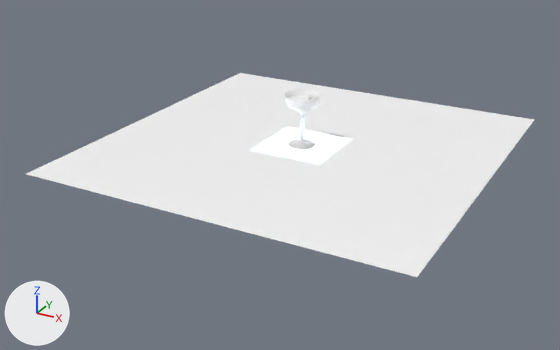
What one commit did to the glTF model cocktail.glb.
Camera for both pictures: a camera (50 mm lens) standing at (0.88, -1.722, 0.758) and looking at (-0.023, -0.081, -0.063). Lighting does not change. The marker at lower left points along +X, +Y and +Z. The older version comes first. Where no turn or scale is listed for an object, it has been applied to the vertices.
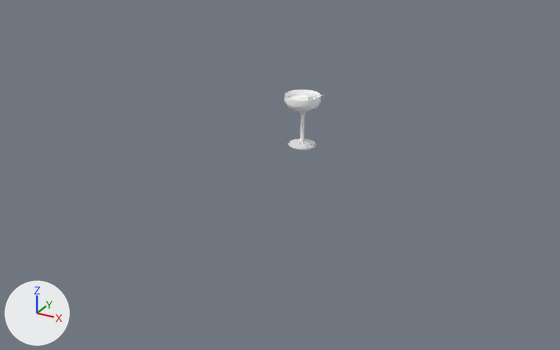
The change in detail:
Object 'Plane.002' (ob_plane_002) is deleted.
Object 'Plaster' (ob_plaster) is deleted.
Object 'Plane' (ob_plane) is deleted.

Changed parts and their boxes [x1, y1, x2, y2] in the pictures (560 x 350 px):
'Plaster', deleted
    before: [27, 73, 534, 277]
'Plane.002', deleted
    before: [251, 127, 351, 164]
'Plane', deleted
    before: [254, 128, 350, 164]
